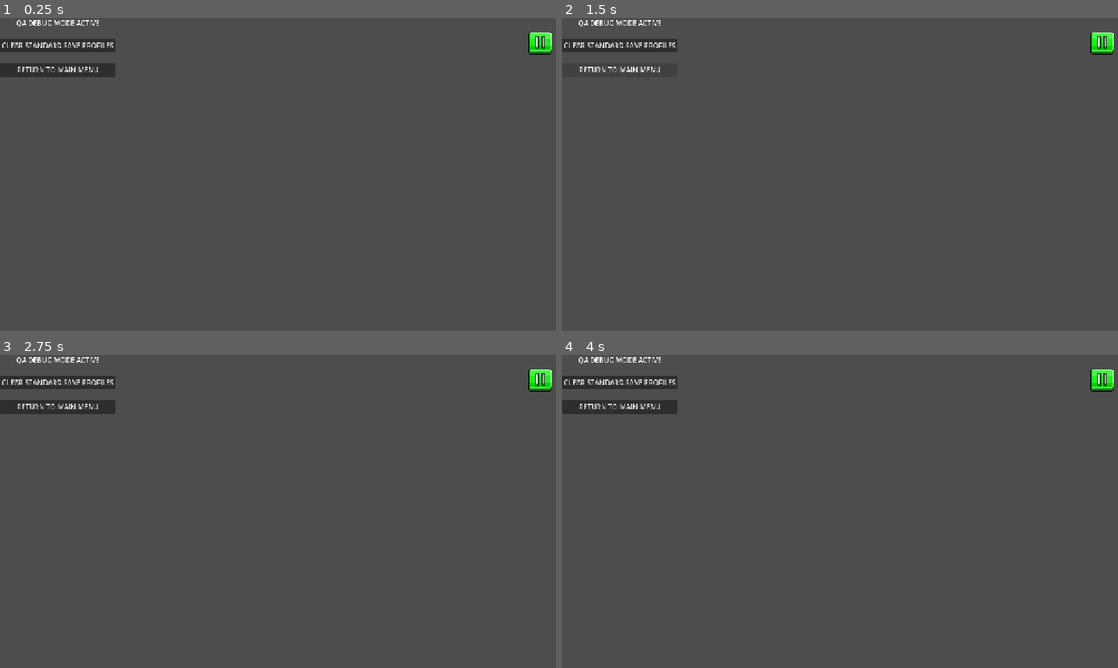
Above: before the commit, frames 1-4 (two rows, left to right).
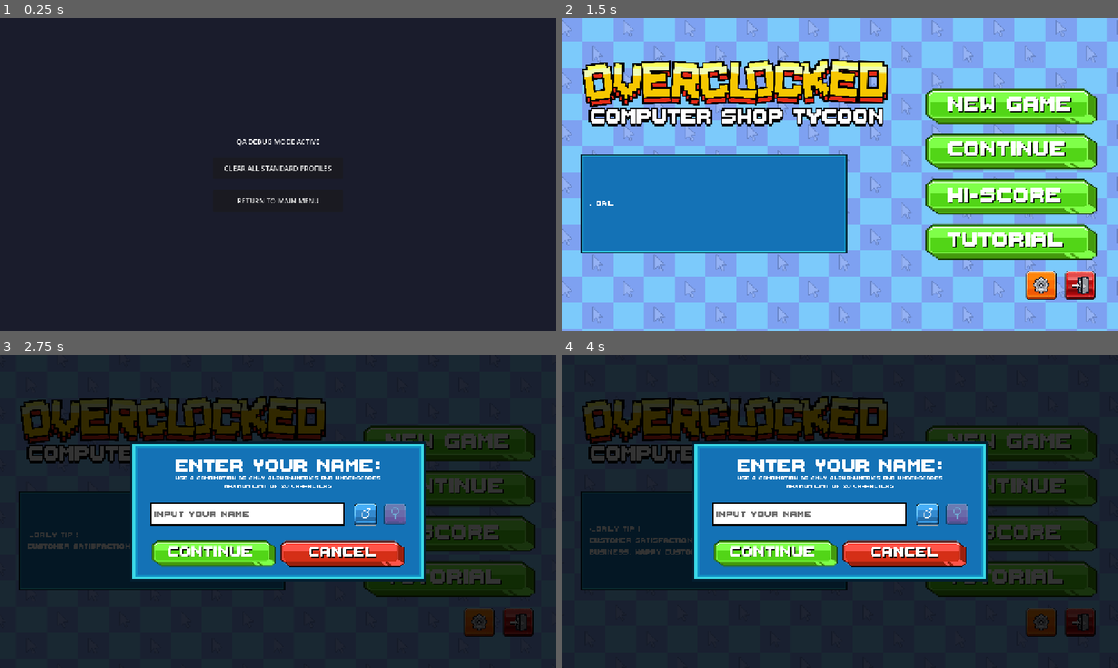
Above: after the commit, the same moments.

Repository: vinnyy-ph/gvd-project-overclocked
Game: Godot game, scene res://ui/dev_mode/qa_debug_menu.tscn
Two runs of this game, one before a commit and one after it. Both use one fixed random seed, a clock stepped at 60 frames per second and the inputs below. This scene is started directly instead of the project's main scene. Sound files missing from this copy of the repository are replaced by a short silence.
Inputs (mouse positions are in pixels of both pictures, inside the frame that each line leads up to):
- Up to frame 1 (0.25 s): no input
- Up to frame 2 (1.5 s): click "CLEAR STANDARD SAVE PROFILES" (after the commit: "CLEAR ALL STANDARD PROFILES") at 0.5 s; click "RETURN TO MAIN MENU" at 1.25 s
- Up to frame 3 (2.75 s): click (450, 442) at 2.02 s
- Up to frame 4 (4 s): click (1012, 442) at 2.77 s; click (1012, 489) at 3.52 s

The runs differ from the first frame. In frame 1, 99% of the frame differs, in the area x 0-100%, y 0-100%; in frame 2, 100%; in frame 3, 99%; in frame 4, 99%.
Error before the commit: Invalid assignment of property or key 'text' with value of type 'String' on a base object of type 'null instance'. (res://ui/dev_mode/qa_debug_menu.gd:6)

Commit message:
Add jeepney Path2D and update QA debug UI
Add a Jeepney Path2D (with Curve2D subresource and texture redejep.png) and a PathFollow2D/TextureRect instance to core/shop_floor to display a jeepney along a path. Improve QA debug tooling: hide the pause menu button in qa_debug_menu.gd, adjust its log message, and update the qa_debug_menu.tscn layout (anchors, sizing, label/button text, and button connections). Move/rename qa_menu.tscn into ui/dev_mode and refresh script resource references.

Diff:
--- a/core/shop_floor/shop_floor_scrollable.tscn
+++ b/core/shop_floor/shop_floor_scrollable.tscn
@@ -26,6 +26,13 @@
 [ext_resource type="Texture2D" uid="uid://csmtmcw83258u" path="res://assets/images/art_assets/cashier_default.png" id="16_dmcqo"]
 [ext_resource type="Texture2D" uid="uid://s2gvhomdhbx8" path="res://assets/story/female/3.png" id="17_xmxb4"]
 [ext_resource type="Texture2D" uid="uid://dam7o0i1ayh1h" path="res://assets/images/art_assets/cashier_person.png" id="17_y4wy1"]
+[ext_resource type="Texture2D" uid="uid://dl03ejdjuwd13" path="res://assets/story/redejep.png" id="19_gdtld"]
+
+[sub_resource type="Curve2D" id="Curve2D_vke2i"]
+_data = {
+"points": PackedVector2Array(0, 0, 0, 0, -60, 96, 0, 0, 0, 0, 1780, 1075)
+}
+point_count = 2
 
 [sub_resource type="Gradient" id="Gradient_dmcqo"]
 colors = PackedColorArray(1, 1, 1, 1, 1, 1, 1, 0)
@@ -151,6 +158,24 @@
 expand_mode = 1
 metadata/_edit_lock_ = true
 
+[node name="JeepneyLinePath" type="Path2D" parent="World" unique_id=1611548565]
+z_index = 1
+position = Vector2(-307, 698)
+curve = SubResource("Curve2D_vke2i")
+
+[node name="PathFollow2D" type="PathFollow2D" parent="World/JeepneyLinePath" unique_id=1610548140]
+position = Vector2(-60, 96)
+rotation = 0.48896953
+
+[node name="Jeepney" type="TextureRect" parent="World/JeepneyLinePath/PathFollow2D" unique_id=2069674841]
+offset_left = -253.55704
+offset_top = -57.590065
+offset_right = 183.443
+offset_bottom = 287.40994
+rotation = -0.5061455
+texture = ExtResource("19_gdtld")
+metadata/_edit_use_anchors_ = true
+
 [node name="Background" type="Node2D" parent="World" unique_id=142257243]
 z_index = 2
 position = Vector2(1532, 812)
--- a/ui/dev_mode/qa_debug_menu.gd
+++ b/ui/dev_mode/qa_debug_menu.gd
@@ -3,8 +3,11 @@
 @onready var status_label: Label = $VBoxContainer/StatusLabel
 
 func _ready() -> void:
+	# Hide pause menu in debug mode
+	if PauseMenu:
+		PauseMenu.pause_button.visible = false
 	status_label.text = "QA DEBUG MODE ACTIVE"
-	print("QA: Debug menu loaded. Scene run directly.")
+	print("QA: Debug menu loaded.")
 
 func _on_clear_button_pressed() -> void:
 	SaveManager.clear_all_standard_profiles()
--- a/ui/dev_mode/qa_debug_menu.tscn
+++ b/ui/dev_mode/qa_debug_menu.tscn
@@ -1,38 +1,55 @@
-[gd_scene format=3 uid="uid://cs6xaaeuipwlo"]
+[gd_scene load_steps=2 format=3 uid="uid://cs6xaaeuipwlo"]
 
-[ext_resource type="Script" uid="uid://dc2p2nfaiu8si" path="res://ui/dev_mode/qa_debug_menu.gd" id="1_3v84x"]
+[ext_resource type="Script" path="res://ui/dev_mode/qa_debug_menu.gd" id="1_3v84x"]
 
-[node name="QADebugMenu" type="Control" unique_id=1112283849]
+[node name="QADebugMenu" type="Control"]
 layout_mode = 3
-anchors_preset = 0
+anchors_preset = 15
+anchor_right = 1.0
+anchor_bottom = 1.0
+grow_horizontal = 2
+grow_vertical = 2
 script = ExtResource("1_3v84x")
 
-[node name="Control" type="Control" parent="." unique_id=389701723]
-anchors_preset = 0
-
-[node name="Background" type="ColorRect" parent="Control" unique_id=794144177]
-layout_mode = 0
+[node name="Background" type="ColorRect" parent="."]
+layout_mode = 1
+anchors_preset = 15
 anchor_right = 1.0
 anchor_bottom = 1.0
-color = Color(0.101960786, 0.10980392, 0.17254902, 1)
+grow_horizontal = 2
+grow_vertical = 2
+color = Color(0.101961, 0.109804, 0.172549, 1)
 
-[node name="VBoxContainer" type="VBoxContainer" parent="Control" unique_id=1846270333]
-layout_mode = 0
+[node name="VBoxContainer" type="VBoxContainer" parent="."]
+layout_mode = 1
+anchors_preset = 8
 anchor_left = 0.5
 anchor_top = 0.5
 anchor_right = 0.5
 anchor_bottom = 0.5
+offset_left = -150.0
+offset_top = -100.0
+offset_right = 150.0
+offset_bottom = 100.0
+grow_horizontal = 2
+grow_vertical = 2
 theme_override_constants/separation = 25
+alignment = 1
 
-[node name="StatusLabel" type="Label" parent="Control/VBoxContainer" unique_id=456307145]
+[node name="StatusLabel" type="Label" parent="VBoxContainer"]
 layout_mode = 2
 text = "QA DEBUG MODE ACTIVE"
 horizontal_alignment = 1
 
-[node name="ClearButton" type="Button" parent="Control/VBoxContainer" unique_id=552765039]
+[node name="ClearButton" type="Button" parent="VBoxContainer"]
+custom_minimum_size = Vector2(300, 50)
 layout_mode = 2
-text = "CLEAR STANDARD SAVE PROFILES"
+text = "CLEAR ALL STANDARD PROFILES"
 
-[node name="BackButton" type="Button" parent="Control/VBoxContainer" unique_id=1810929408]
+[node name="BackButton" type="Button" parent="VBoxContainer"]
+custom_minimum_size = Vector2(300, 50)
 layout_mode = 2
 text = "RETURN TO MAIN MENU"
+
+[connection signal="pressed" from="VBoxContainer/ClearButton" to="." method="_on_clear_button_pressed"]
+[connection signal="pressed" from="VBoxContainer/BackButton" to="." method="_on_back_button_pressed"]
Not shown: 1 places in ui/dev_mode/qa_menu.tscn that only renumber resources
